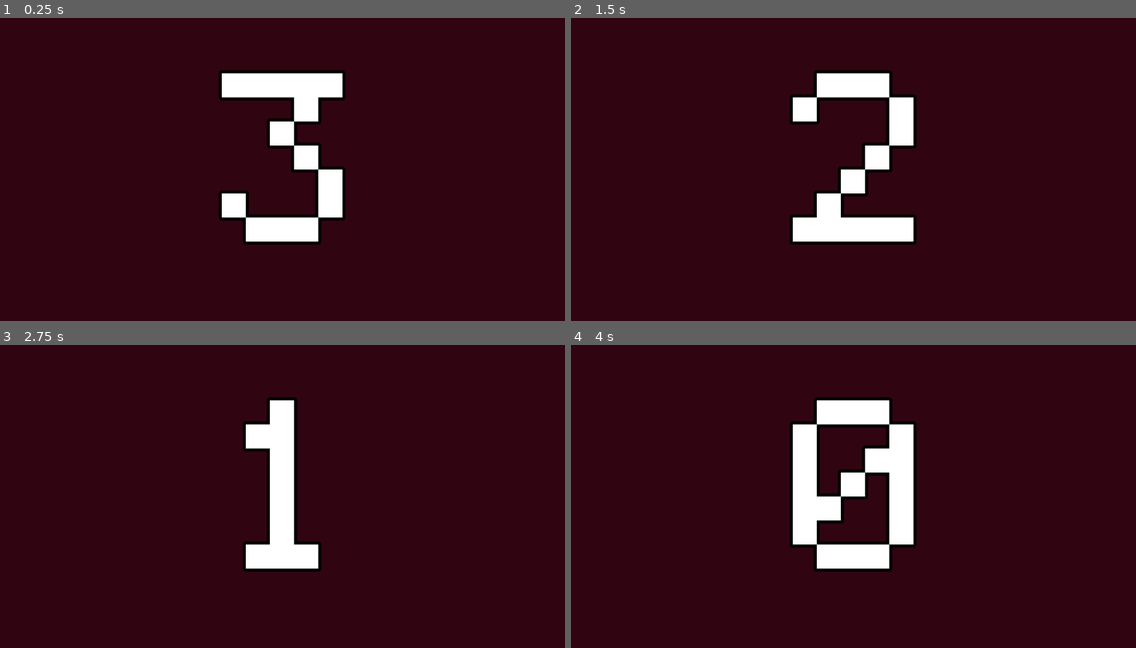
Above: before the commit, frames 1-4 (two rows, left to right).
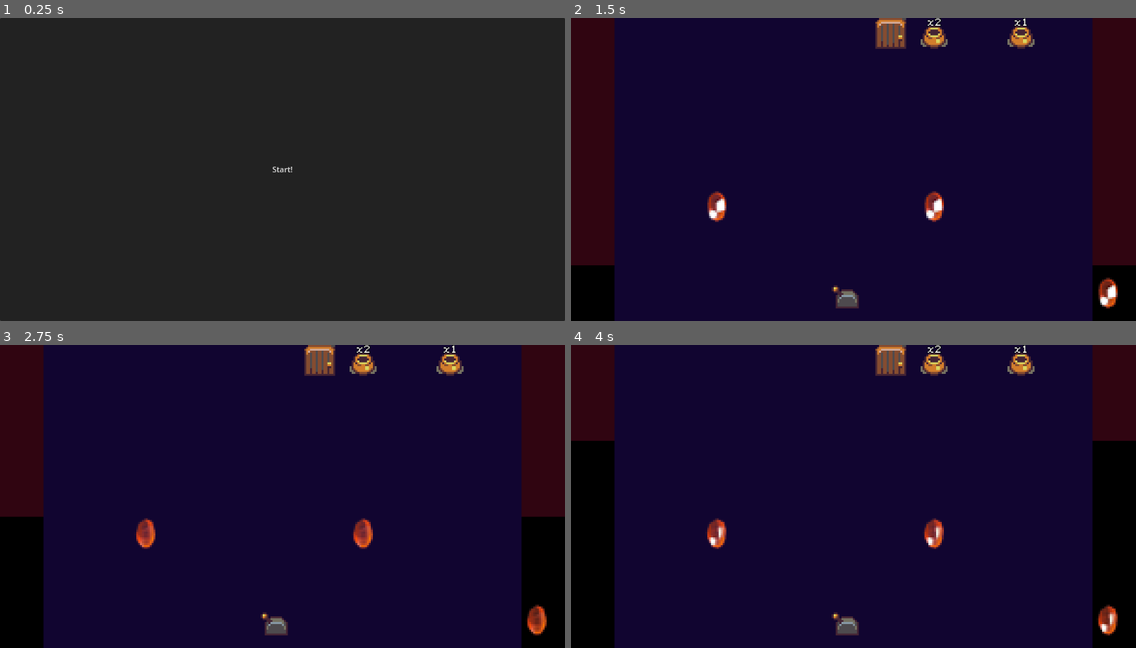
Above: after the commit, the same moments.

Repository: tedsteen/godot-cursors
Game: Godot game, scene res://main.tscn
Two runs of this game, one before a commit and one after it. Both use one fixed random seed, a clock stepped at 60 frames per second and the inputs below. Before the commit the project starts from res://level_intro.tscn. Sound files missing from this copy of the repository are replaced by a short silence.
Inputs (mouse positions are in pixels of both pictures, inside the frame that each line leads up to):
- Up to frame 1 (0.25 s): no input
- Up to frame 2 (1.5 s): click (853, 169) at 0.5 s, where only the run after the commit has a clickable "Start!"; move the mouse to (977, 154) at 1.27 s; click (977, 154) at 1.42 s
- Up to frame 3 (2.75 s): move the mouse to (169, 511) at 2.02 s; click (169, 511) at 2.17 s
- Up to frame 4 (4 s): move the mouse to (910, 429) at 2.77 s; click (910, 429) at 2.92 s; move the mouse to (825, 557) at 3.52 s; click (825, 557) at 3.67 s

The runs differ from the first frame. In frame 1, 100% of the frame differs, in the area x 0-100%, y 0-100%; in frame 2, 87%; in frame 3, 91%; in frame 4, 95%.

Commit message:
dungeons

Diff:
--- a/Level.tscn
+++ b/Level.tscn
@@ -4,42 +4,3 @@
 
 [node name="level" type="Node2D"]
 script = ExtResource("1_qbpj7")
-
-[node name="Container" type="Panel" parent="."]
-offset_right = 1170.0
-offset_bottom = 630.0
-
-[node name="BackgroundRect" type="ColorRect" parent="Container"]
-unique_name_in_owner = true
-layout_mode = 1
-anchors_preset = 15
-anchor_right = 1.0
-anchor_bottom = 1.0
-grow_horizontal = 2
-grow_vertical = 2
-color = Color(0, 0, 0, 1)
-
-[node name="TimeRect" type="ColorRect" parent="Container"]
-unique_name_in_owner = true
-layout_mode = 1
-anchors_preset = 15
-anchor_right = 1.0
-anchor_bottom = 1.0
-grow_horizontal = 2
-grow_vertical = 2
-color = Color(0.188235, 0.0196078, 0.0666667, 1)
-
-[node name="MarginContainer" type="MarginContainer" parent="Container"]
-layout_mode = 1
-anchors_preset = 15
-anchor_right = 1.0
-anchor_bottom = 1.0
-grow_horizontal = 2
-grow_vertical = 2
-theme_override_constants/margin_left = 90
-theme_override_constants/margin_right = 90
-
-[node name="ProgressRect" type="ColorRect" parent="Container/MarginContainer"]
-unique_name_in_owner = true
-layout_mode = 2
-color = Color(0.0666667, 0.0196078, 0.188235, 1)
--- /dev/null
+++ b/dungeon.gd
@@ -0,0 +1,84 @@
+extends Node2D
+class_name Dungeon
+
+var cursor_res = preload("res://cursor.tscn")
+
+@export var rng_seed = 0
+@export var cursor_lifetime = 5
+
+@onready var background_rect = %BackgroundRect
+@onready var time_rect = %TimeRect
+@onready var progress_rect = %ProgressRect
+@onready var view_to_world = self.get_canvas_transform().affine_inverse()
+@onready var dss: = get_world_2d().direct_space_state
+
+var time
+var frame
+var current_recording: Cursor
+var cursors: Array[Cursor]
+
+var point_params: = PhysicsPointQueryParameters2D.new()
+
+var curr_level: Level : set = set_curr_level
+
+func _ready():
+	reset_time()
+	point_params.collide_with_areas = true
+	#point_params.collision_mask = 2
+	cursors = []
+
+	curr_level = Level.create(rng_seed, int(background_rect.size.x / Level.CELL_SIZE), int(background_rect.size.y / Level.CELL_SIZE))
+
+func set_curr_level(p_level: Level):
+	if curr_level: curr_level.hide()
+	curr_level = p_level
+	add_child(p_level)
+
+func reset_time():
+	time = 0
+	frame = 0
+	if current_recording: current_recording.show()
+	current_recording = cursor_res.instantiate()
+	current_recording.position = get_global_mouse_position()
+	current_recording.hide()
+	add_child(current_recording)
+
+	#if new_map:
+	#	for entity in get_tree().get_nodes_in_group("entities"):
+	#		entity.queue_free()
+	#
+	#	generate_map_data(5, 1)
+
+func _physics_process(delta):
+	time += delta
+	if time >= cursor_lifetime:
+		cursors.push_back(current_recording)
+		reset_time()
+		return
+
+	for cursor in cursors:
+		var event = cursor.play_frame(frame)
+		if event: handle_mouse(event, false)
+
+	time_rect.size.y = background_rect.size.y * (1 - time / cursor_lifetime)
+	var total_pot_health = 0
+	var remaining_pot_health = 0
+	for pot in get_tree().get_nodes_in_group("pots"):
+		remaining_pot_health += pot.health
+		total_pot_health += pot.start_health
+
+	progress_rect.size.y = 0 if total_pot_health == 0 else background_rect.size.y * (1 - (total_pot_health - remaining_pot_health) / float(total_pot_health))
+	frame += 1
+
+func handle_mouse(event: InputEventMouse, real_mouse: bool):
+	point_params.position = event.position * view_to_world
+	var hits = dss.intersect_point(point_params)
+
+	for hit in hits:
+		var entity = hit.collider
+		entity.handle_mouse(event)
+
+func _input(event):
+	if event is InputEventMouse:
+		current_recording.record_frame(frame, event)
+		handle_mouse(event, true)
--- /dev/null
+++ b/dungeon.tscn
@@ -0,0 +1,45 @@
+[gd_scene load_steps=2 format=3 uid="uid://d2stequgdquly"]
+
+[ext_resource type="Script" path="res://dungeon.gd" id="1_80qww"]
+
+[node name="dungeon" type="Node2D"]
+script = ExtResource("1_80qww")
+
+[node name="Container" type="Panel" parent="."]
+offset_right = 1170.0
+offset_bottom = 630.0
+
+[node name="BackgroundRect" type="ColorRect" parent="Container"]
+unique_name_in_owner = true
+layout_mode = 1
+anchors_preset = 15
+anchor_right = 1.0
+anchor_bottom = 1.0
+grow_horizontal = 2
+grow_vertical = 2
+color = Color(0, 0, 0, 1)
+
+[node name="TimeRect" type="ColorRect" parent="Container"]
+unique_name_in_owner = true
+layout_mode = 1
+anchors_preset = 15
+anchor_right = 1.0
+anchor_bottom = 1.0
+grow_horizontal = 2
+grow_vertical = 2
+color = Color(0.188235, 0.0196078, 0.0666667, 1)
+
+[node name="MarginContainer" type="MarginContainer" parent="Container"]
+layout_mode = 1
+anchors_preset = 15
+anchor_right = 1.0
+anchor_bottom = 1.0
+grow_horizontal = 2
+grow_vertical = 2
+theme_override_constants/margin_left = 90
+theme_override_constants/margin_right = 90
+
+[node name="ProgressRect" type="ColorRect" parent="Container/MarginContainer"]
+unique_name_in_owner = true
+layout_mode = 2
+color = Color(0.0666667, 0.0196078, 0.188235, 1)
--- a/level_intro.gd
+++ b/dungeon_intro.gd
@@ -1,14 +1,16 @@
 extends Control
+class_name DungeonIntro
 @onready var countdown_label = %CountdownLabel
-var level_scene = preload("res://Level.tscn")
+var dungeon: Dungeon
 @export var time = 4
 
 func _ready():
-	pass # Replace with function body.
+	print_debug("Ready in intro!")
 
 func _process(delta):
 	time -= delta
 	countdown_label.text = "%d" % int(time)
 	if time <= 0:
-		get_tree().change_scene_to_file("res://Level.tscn")
+		queue_free()
+		get_tree().get_root().add_child(dungeon)
 	pass
--- a/level_intro.tscn
+++ b/dungeon_intro.tscn
@@ -1,16 +1,17 @@
 [gd_scene load_steps=3 format=3 uid="uid://covk27jynft0s"]
 
-[ext_resource type="Script" path="res://level_intro.gd" id="1_rm0lu"]
-[ext_resource type="FontFile" uid="uid://c8br8cqamatr3" path="res://assets/Graph-35-pix.ttf" id="2_cj8ci"]
+[ext_resource type="Script" path="res://dungeon_intro.gd" id="1_is7my"]
+[ext_resource type="FontFile" uid="uid://c8br8cqamatr3" path="res://assets/Graph-35-pix.ttf" id="2_b57ie"]
 
-[node name="level_intro" type="Control"]
+[node name="DungeonIntro" type="Control"]
 layout_mode = 3
 anchors_preset = 15
 anchor_right = 1.0
 anchor_bottom = 1.0
 grow_horizontal = 2
 grow_vertical = 2
-script = ExtResource("1_rm0lu")
+script = ExtResource("1_is7my")
+time = 1
 metadata/_edit_vertical_guides_ = [584.0, 559.0, 609.0]
 
 [node name="Background" type="ColorRect" parent="."]
@@ -33,10 +34,7 @@
 grow_vertical = 2
 theme_override_colors/font_outline_color = Color(0, 0, 0, 1)
 theme_override_constants/outline_size = 25
-theme_override_fonts/font = ExtResource("2_cj8ci")
+theme_override_fonts/font = ExtResource("2_b57ie")
 theme_override_font_sizes/font_size = 400
 horizontal_alignment = 1
 vertical_alignment = 1
-
-[node name="HiddenEntityContainer" type="Node2D" parent="."]
-unique_name_in_owner = true
--- a/entities/stairs_up.gd
+++ b/entities/stairs_up.gd
@@ -2,10 +2,12 @@
 class_name StairsUp
 
 @onready var next_level_audio = %NextLevelAudio
+@export var next_level_rng_seed = randi()
 
 func _ready():
 	add_to_group("up_stairs")
 
 func handle_mouse(event: InputEventMouse):
 	if event is InputEventMouseButton && event.button_index == 1 && event.pressed:
+
 		next_level_audio.play()
--- a/entities/stairs_up.tscn
+++ b/entities/stairs_up.tscn
@@ -25,6 +25,7 @@
 
 [node name="StairsUp" instance=ExtResource("1_n68xb")]
 script = ExtResource("2_vxw48")
+next_level_rng_seed = null
 
 [node name="AnimatedSprite2D" parent="." index="0"]
 scale = Vector2(4, 4)
--- a/level.gd
+++ b/level.gd
@@ -1,38 +1,31 @@
 extends Node2D
-var cursor_res = preload("res://cursor.tscn")
-var pot_res = preload("res://entities/pot.tscn")
-var door_res = preload("res://entities/door.tscn")
-var lever_res = preload("res://entities/lever.tscn")
-var gem_res = preload("res://entities/gem.tscn")
+class_name Level
+
+var width: int
+var height: int
+const level_res = preload("res://Level.tscn")
+const pot_res = preload("res://entities/pot.tscn")
+const door_res = preload("res://entities/door.tscn")
+const lever_res = preload("res://entities/lever.tscn")
+const gem_res = preload("res://entities/gem.tscn")
 var stairs_up_res = preload("res://entities/stairs_up.tscn")
 
 var rng: RandomNumberGenerator
 
-@onready var background_rect = %BackgroundRect
-@onready var time_rect = %TimeRect
-@onready var progress_rect = %ProgressRect
-@onready var view_to_world = self.get_canvas_transform().affine_inverse()
-@onready var dss: = get_world_2d().direct_space_state
-
-@export var cursor_lifetime = 5
-@export var map_seed = 1
-
-var time
-var frame
-var current_recording: Cursor
-var cursors: Array[Cursor]
-
-var point_params: = PhysicsPointQueryParameters2D.new()
+@export var rng_seed = 1
 
 const CELL_SIZE = 90
+static func create(rng_seed: int, width: int, height: int):
+	var level: Level = level_res.instantiate()
+	level.rng_seed = rng_seed
+	level.width = width
+	level.height = height
+	return level
 
 func _ready():
 	rng = RandomNumberGenerator.new()
-	rng.seed = map_seed
-	point_params.collide_with_areas = true
-	#point_params.collision_mask = 2
-	cursors = []
-	reset_time(true)
+	rng.seed = rng_seed
+	generate_map_data(2, 2)
 
 func put_behind_door(lever: Lever, entity: Entity) -> Door:
 	var door: Door = door_res.instantiate()
@@ -56,11 +49,10 @@
 		#available_entities.append(put_behind_door(lever, gem))
 
 	var stairs_up: StairsUp = stairs_up_res.instantiate()
+	stairs_up.next_level_rng_seed = rng.randi()
+
 	#available_entities.append(stairs_up)
 	available_entities.append(put_behind_door(lever, stairs_up))
-
-	var width = int(background_rect.size.x / CELL_SIZE)
-	var height = int(background_rect.size.y / CELL_SIZE)
 
 	if available_entities.size() > width * height:
 		push_error("Can't fit content on map.")
@@ -74,53 +66,3 @@
 		entity.add_to_group("entities")
 		add_child(entity)
 		free_slots.remove_at(idx)
-
-func reset_time(new_map: bool):
-	time = 0
-	frame = 0
-	if current_recording: current_recording.show()
-	current_recording = cursor_res.instantiate()
-	current_recording.position = get_global_mouse_position()
-	current_recording.hide()
-	add_child(current_recording)
-
-	if new_map:
-		for entity in get_tree().get_nodes_in_group("entities"):
-			entity.queue_free()
-
-		generate_map_data(5, 1)
-
-func _physics_process(delta):
-	time += delta
-	if time >= cursor_lifetime:
-		cursors.push_back(current_recording)
-		reset_time(false)
-		return
-
-	for cursor in cursors:
-		var event = cursor.play_frame(frame)
-		if event: handle_mouse(event)
-
-
-	time_rect.size.y = background_rect.size.y * (1 - time / cursor_lifetime)
-	var total_pot_health = 0
-	var remaining_pot_health = 0
-	for pot in get_tree().get_nodes_in_group("pots"):
-		remaining_pot_health += pot.health
-		total_pot_health += pot.start_health
-
-	progress_rect.size.y = 0 if total_pot_health == 0 else background_rect.size.y * (1 - (total_pot_health - remaining_pot_health) / float(total_pot_health))
-	frame += 1
-
-func handle_mouse(event: InputEventMouse):
-	point_params.position = event.position * view_to_world
-	var hits = dss.intersect_point(point_params)
-
-	for hit in hits:
-		var entity = hit.collider
-		entity.handle_mouse(event)
-
-func _input(event):
-	if event is InputEventMouse:
-		current_recording.record_frame(frame, event)
-		handle_mouse(event)
--- a/main.tscn
+++ b/main.tscn
@@ -1,10 +1,9 @@
-[gd_scene load_steps=3 format=3 uid="uid://ucojeeym1pf7"]
-
-[ext_resource type="PackedScene" uid="uid://cqqr1kr6p71dp" path="res://Level.tscn" id="2_w4ekq"]
+[gd_scene load_steps=2 format=3 uid="uid://ucojeeym1pf7"]
 
 [sub_resource type="GDScript" id="GDScript_s6kj2"]
 script/source = "extends Node2D
-
+var dungeon_res = preload(\"res://dungeon.tscn\")
+var dungeon_intro_res = preload(\"res://dungeon_intro.tscn\")
 
 #func _input(event):
 #	if event is InputEventMouse:
@@ -17,9 +16,27 @@
 #	elif what == NOTIFICATION_WM_MOUSE_EXIT:
 #		DisplayServer.mouse_set_mode(DisplayServer.MOUSE_MODE_VISIBLE)
 #		$\"MousePointer\".hide()
+
+
+func _on_button_pressed():
+	var intro: DungeonIntro = dungeon_intro_res.instantiate()
+	var dungeon: Dungeon = dungeon_res.instantiate()
+	dungeon.rng_seed = 1
+	intro.time = 0
+	intro.dungeon = dungeon
+	get_tree().get_root().add_child.call_deferred(intro)
+	queue_free()
 "
 
 [node name="Main" type="Node2D"]
 script = SubResource("GDScript_s6kj2")
 
-[node name="Level" parent="." instance=ExtResource("2_w4ekq")]
+[node name="PanelContainer" type="PanelContainer" parent="."]
+offset_right = 1170.0
+offset_bottom = 630.0
+
+[node name="Button" type="Button" parent="PanelContainer"]
+layout_mode = 2
+text = "Start!"
+
+[connection signal="pressed" from="PanelContainer/Button" to="." method="_on_button_pressed"]
--- a/project.godot
+++ b/project.godot
@@ -11,7 +11,7 @@
 [application]
 
 config/name="cursors"
-run/main_scene="res://level_intro.tscn"
+run/main_scene="res://main.tscn"
 config/features=PackedStringArray("4.0", "Forward Plus")
 
 [display]
